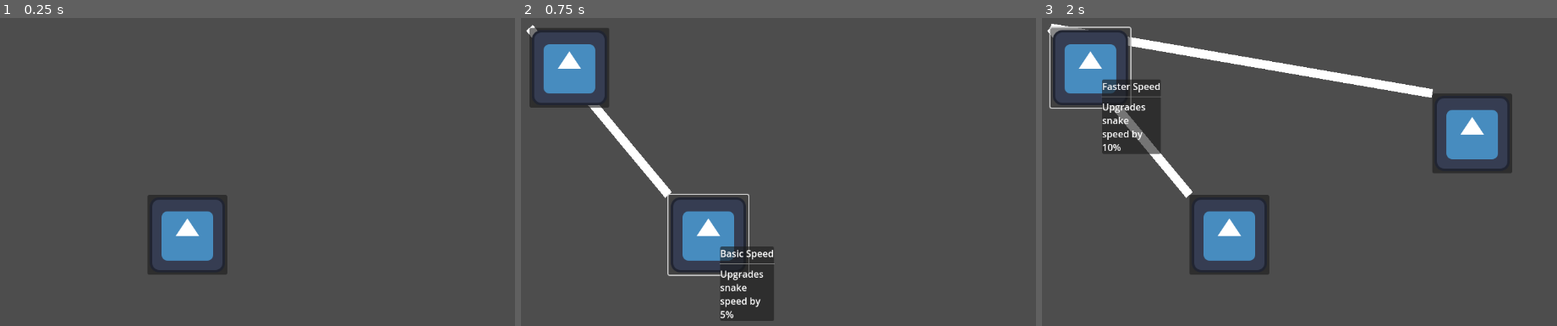
Above: before the commit, frames 1-3 (left to right).
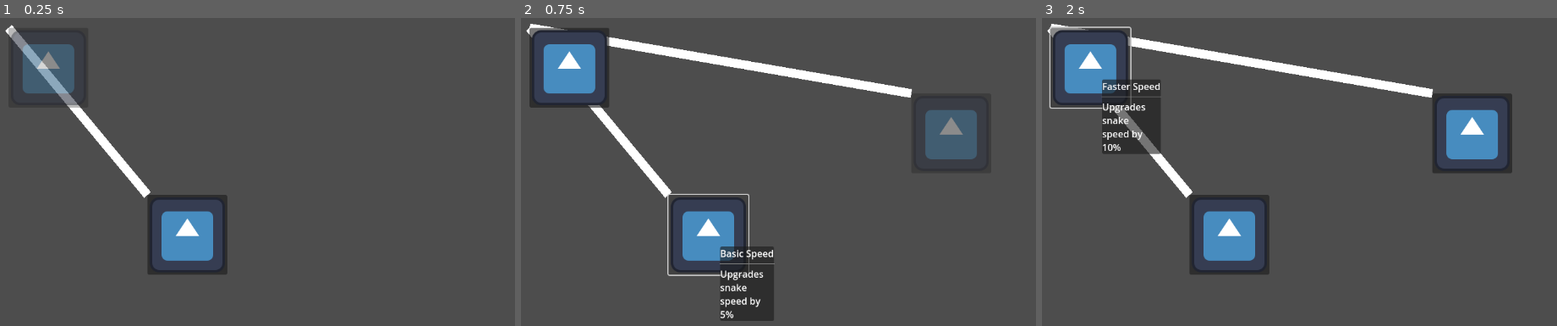
Above: after the commit, the same moments.

Repository: tylercchase/gmtk-2025
Game: Godot game, scene res://src/menus/upgrade/upgrade_menu.tscn
Same seed, same stepped clock (60 frames per second), same inputs: the game is played once before the commit and once after it. This scene is started directly instead of the project's main scene. The engine's default icon, where the game draws it, is replaced by a stand-in: a white triangle on a blue panel in a dark square.
Inputs:
- Up to frame 1 (0.25 s): no input
- Up to frame 2 (0.75 s): click "test" at 0.5 s
- Up to frame 3 (2 s): click "test" at 1.25 s

The runs differ from the first frame. In frame 1, 2.8% of the frame differs, in the area x 0-30%, y 2-59%; in frame 2, 3.9%, in the area x 1-91%, y 1-50%; in frame 3, nothing differs.

Commit message:
feat: hide not reached requirements and hint at upcoming

Diff:
--- a/src/menus/upgrade/tree_connection_manager.gd
+++ b/src/menus/upgrade/tree_connection_manager.gd
@@ -1,4 +1,3 @@
-@tool
 extends Node2D
 
 @export var upgrade_container: Node2D
@@ -32,6 +31,18 @@
 	for button in upgrade_buttons.values():
 		var resource = button.upgrade_resource
 		button.visible = check_button_enabled(resource)
+		button.disabled = false
+	for button in upgrade_buttons.values():
+		if !button.visible:
+			var should_shadow = false
+			for requirement in button.upgrade_resource.requirements:
+				if upgrade_buttons[requirement.id].visible and !upgrade_buttons[requirement.id].disabled:
+					should_shadow = true
+					break
+			if should_shadow:
+				button.visible = true
+				button.disabled = true
+
 
 func _draw() -> void:
 	update_button_visibility()
